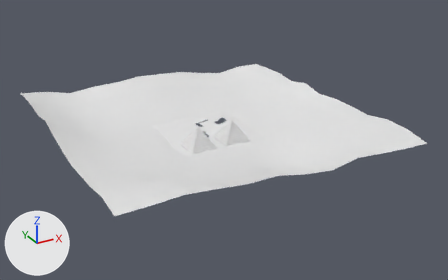
Before and after pictures for a commit that changed the OBJ model models/levels/ancient_desert/level4/level4_visual_no_shadow.obj.
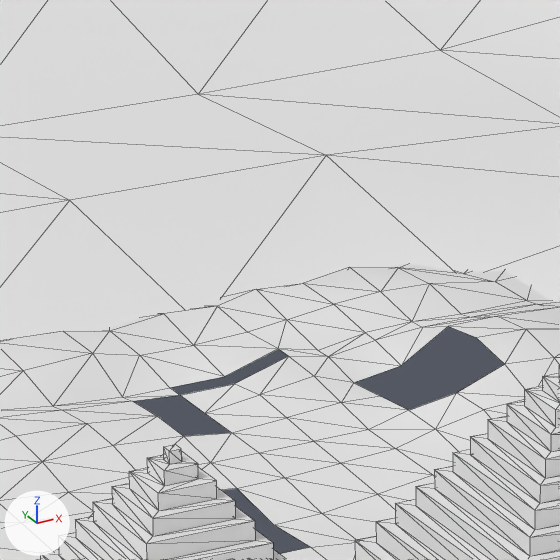
Each version is shown whole from a camera (50 mm lens) standing at (-723.0, -1399.0, 873.0) and looking at (45.0, -2.0, 174.0), then close up on the part from 41% to 52% of the width and 32% to 49% of the height. Every picture has the same lights, and +X, +Y and +Z are marked at lower left. The close-ups show mesh edges as thin lines. Where no turn or scale is listed for an object, it has been applied to the vertices.

The older version as bpy lines, for what is in view:
```python
me_pyramid1 = bpy.data.meshes.new('pyramid1')
me_pyramid1.from_pydata(...)  # 100 vertices, 192 faces; spans x -87.6..-14.4, y -72.2..1.0, z 182.1..243.2
me_pyramid2 = bpy.data.meshes.new('pyramid2')
me_pyramid2.from_pydata(...)  # 100 vertices, 192 faces; spans x 14.4..87.6, y -72.2..1.0, z 183.2..243.2
me_sand_outer = bpy.data.meshes.new('sand_outer')
me_sand_outer.from_pydata(...)  # 140 vertices, 224 faces; spans x -405.0..431.0, y -379.0..457.0, z 184.0..266.0
ob_pyramid1 = bpy.data.objects.new('pyramid1', me_pyramid1)
ob_pyramid1.location = (0.0, 0.0, 0.0)
ob_pyramid2 = bpy.data.objects.new('pyramid2', me_pyramid2)
ob_pyramid2.location = (0.0, 0.0, 0.0)
ob_sand_outer = bpy.data.objects.new('sand_outer', me_sand_outer)
ob_sand_outer.location = (0.0, 0.0, 0.0)
# also in view: 'sand' at (13.0, 39.0, 191.0)
```
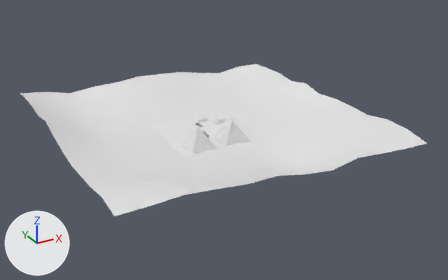
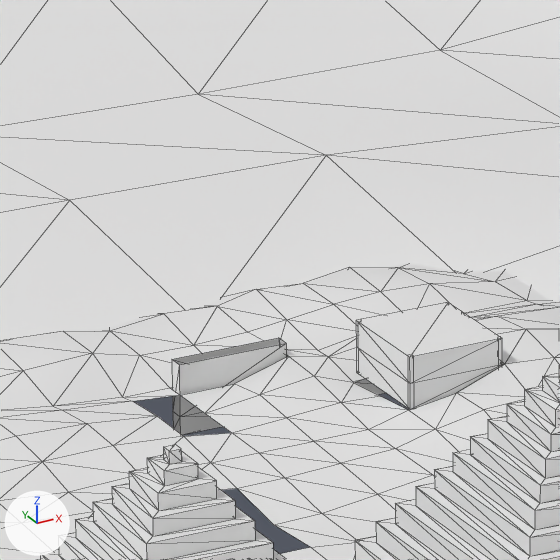
Location of each change, (x1, y1, x2, y2) in pixels of the close-ups (560 x 560 px):
'path_no_receive_shadow', added: after (172, 302, 504, 435)

Diff of the bpy script that builds the scene:
```diff
--- a/models/levels/ancient_desert/level4/level4_visual_no_shadow.obj.py
+++ b/models/levels/ancient_desert/level4/level4_visual_no_shadow.obj.py
@@ me_path_no_receive_shadow @@
+me_path_no_receive_shadow.from_pydata(...)  # 176 vertices, 200 faces; spans x 26.0..122.1, y 73.0..154.0, z 175.9..204.2
@@ ob_path_no_receive_shadow @@
+ob_path_no_receive_shadow = bpy.data.objects.new('path_no_receive_shadow', me_path_no_receive_shadow)
+ob_path_no_receive_shadow.location = (0.0, 0.0, 0.0)
```
